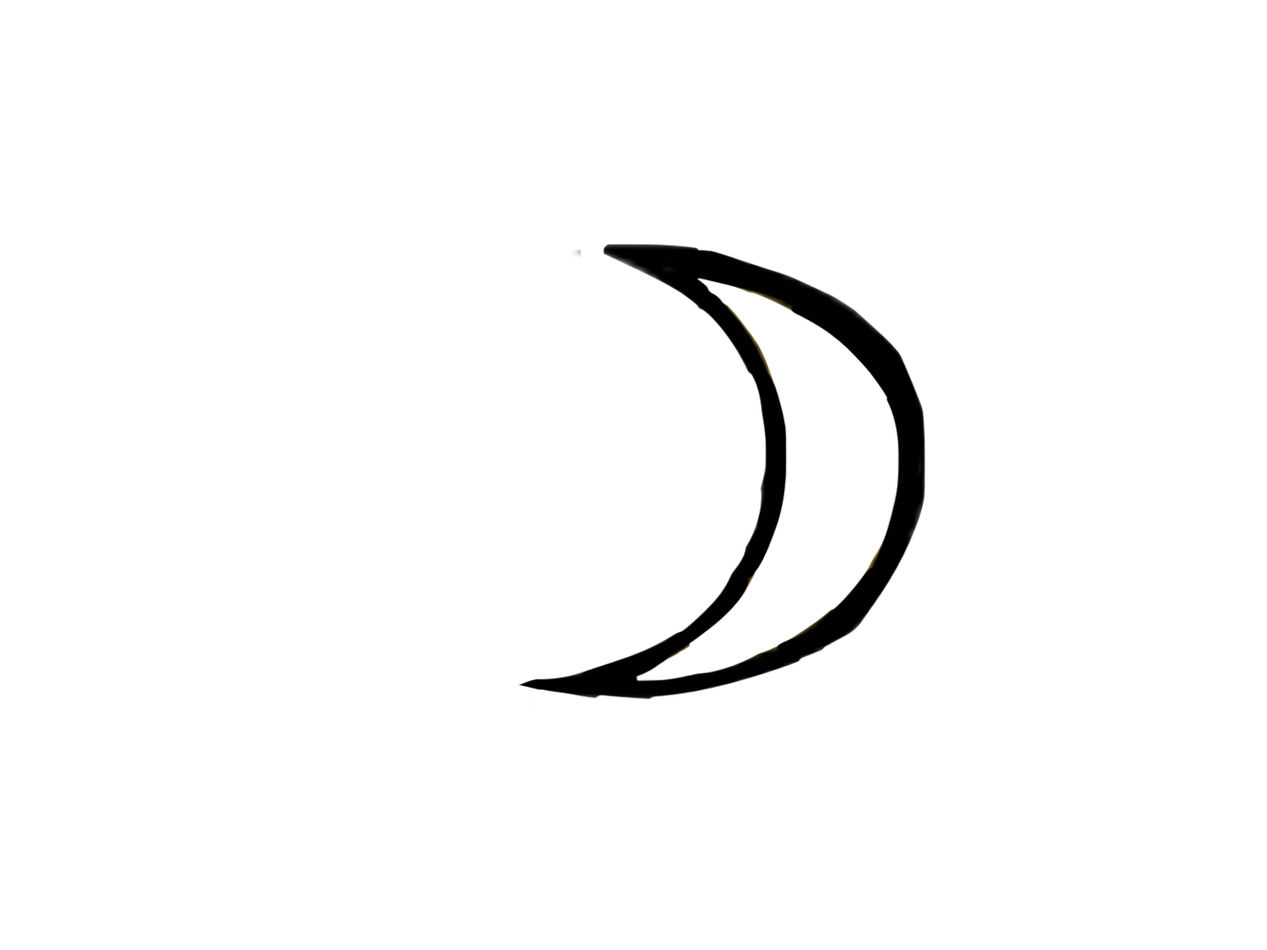
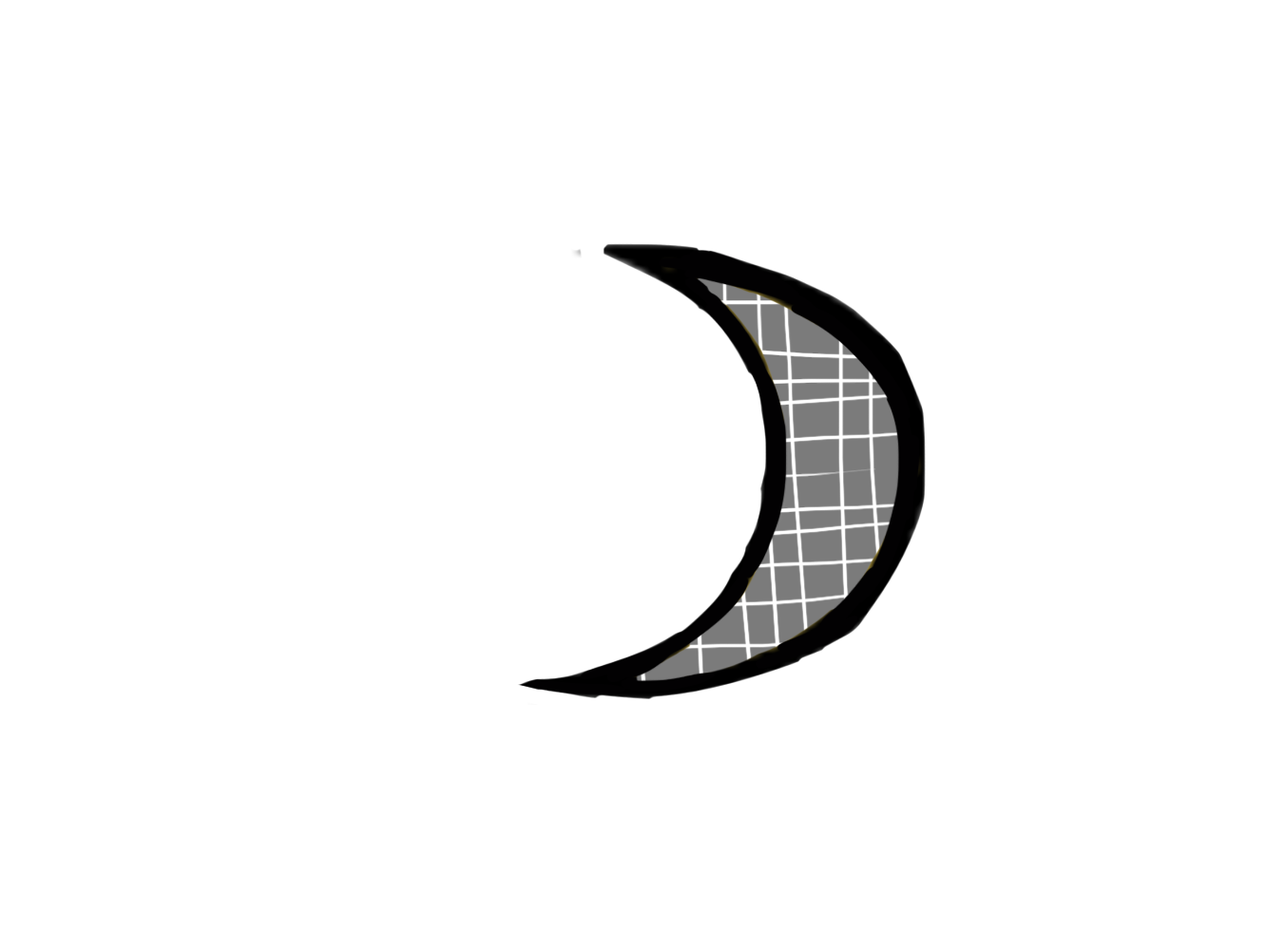
Layer changes from the first 1267 x 950 image to the second:
added layer "Layer 7" above "Layer 6" over (626, 277, 899, 682)
added layer "Layer 6" above "Layer 5" over (626, 277, 899, 682)
added layer "Layer 5" above "Layer 4" over (626, 277, 899, 682)
